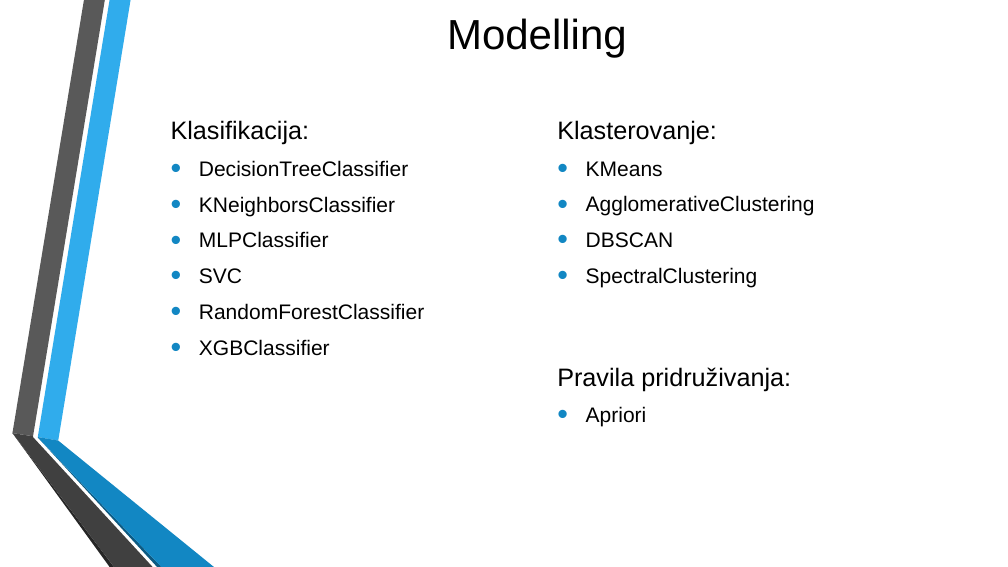
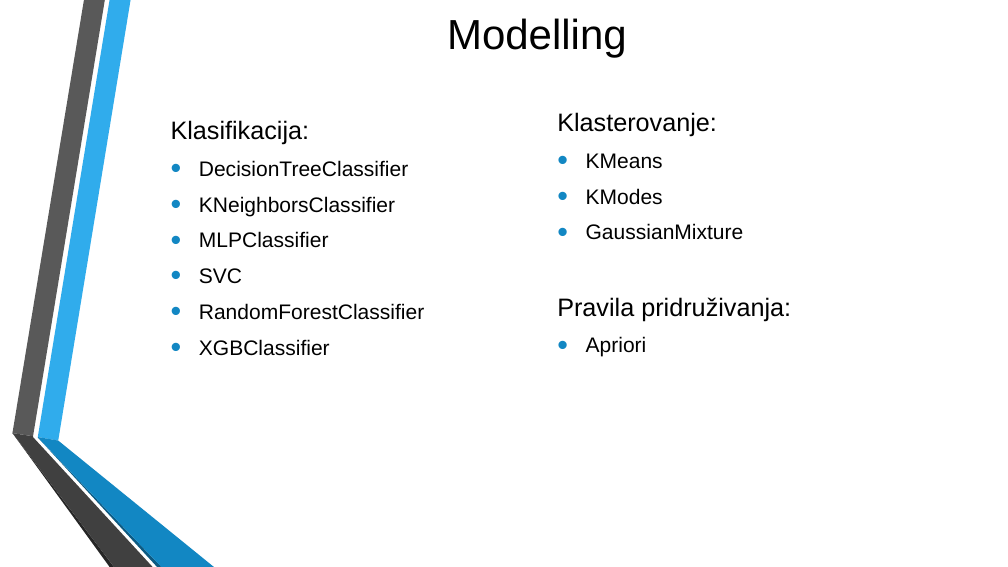
Before and after one commit to MATF-istrazivanje-podataka-1/2023_Data_Mining_Diamonds_Dataset, a slide deck: slide 7 of Prezentacija.pptx. Drawn at 1008x567 pixels with LibreOffice and Linux fonts; fonts in the diff are those of the drawing; background and template pictures are left out. Boxes give left, top, right and bottom in pixels: in the first picture for what was removed or moved away, otherwise in the second. Text is boxed around its words. In the diff, an @@ line names an element or a change of style, - is before the commit and + after.

```diff
--- a/Prezentacija.pptx
+++ b/Prezentacija.pptx
@@ text "Klasterovanje:": place and size @@
-text "Klasterovanje:" at [557, 120, 815, 287]
+text "Klasterovanje:" at [557, 112, 791, 357]
@@ text at [557, 188, 791, 357]: text changed @@
-• AgglomerativeClustering
-• DBSCAN
-• SpectralClustering
+• KModes
+• GaussianMixture
+Pravila pridruživanja:
+• Apriori
@@ text removed at [557, 367, 791, 427] @@
-Pravila pridruživanja:
-• Apriori
```
Also in this commit, not shown: 2 other slides changed, 33 other files.
